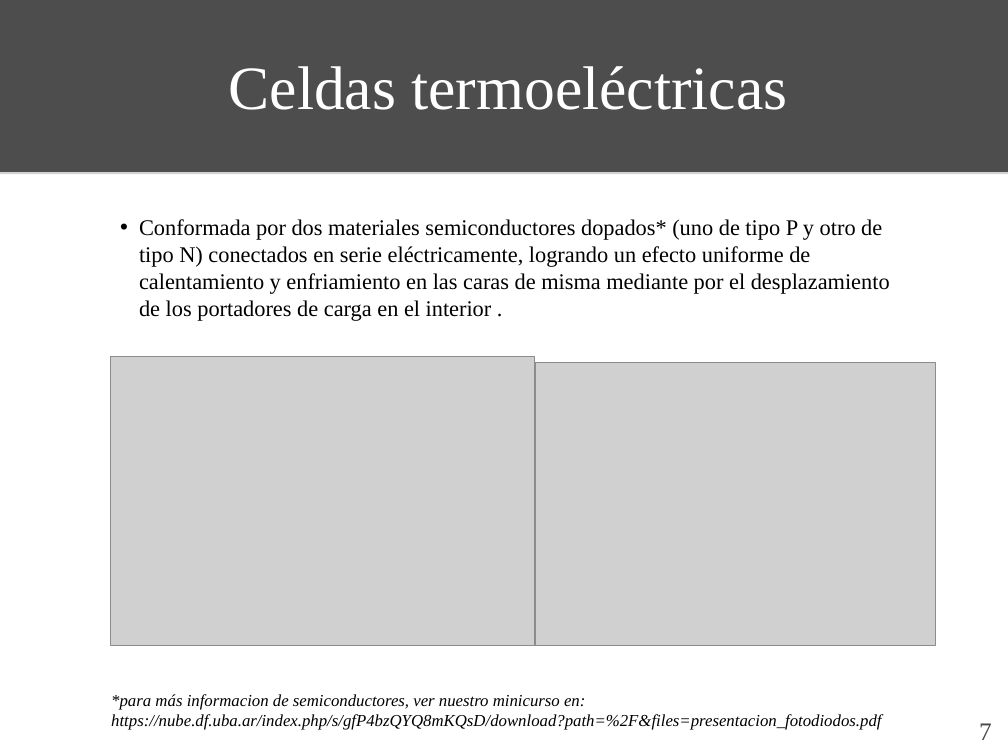
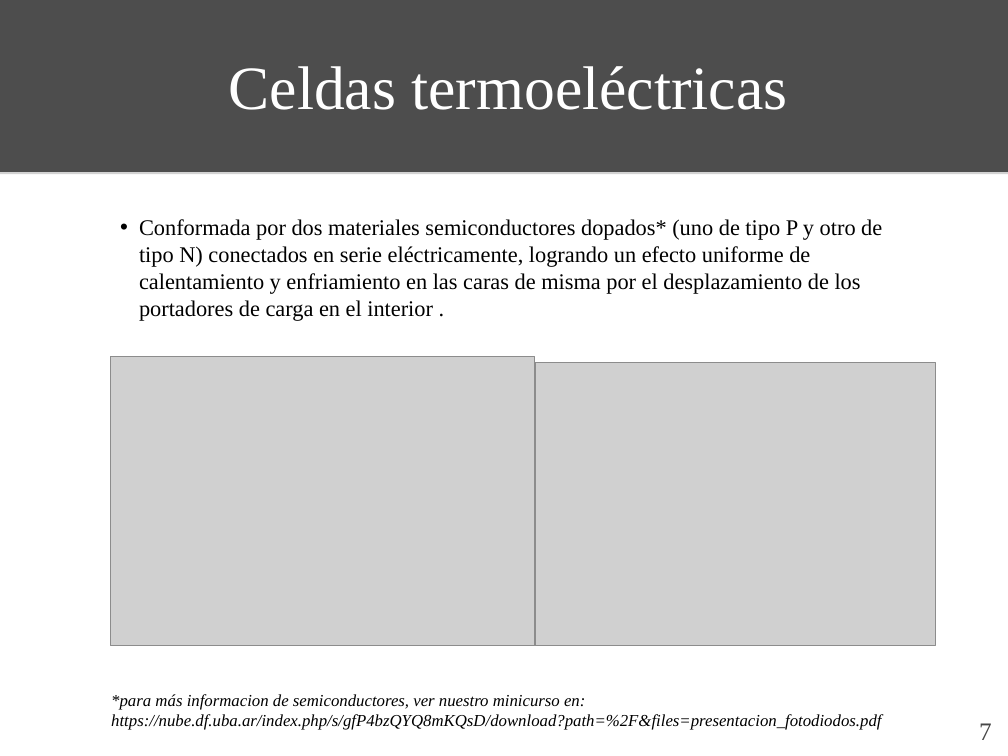
Before and after one commit to ignaciop/laboratorio4, a slide deck: slide 7 of practica_especial/presentacion/presentacion_pe.ppt. Drawn at 1008x756 pixels with LibreOffice and Linux fonts; fonts in the diff are those of the drawing; grey boxes stand for pictures. Boxes give left, top, right and bottom in pixels: in the first picture for what was removed or moved away, otherwise in the second. Text is boxed around its words. In the diff, an @@ line names an element or a change of style, - is before the commit and + after.

Commit message:
Presentacion PE en ppt y pdf

```diff
--- a/practica_especial/presentacion/presentacion_pe.ppt
+++ b/practica_especial/presentacion/presentacion_pe.ppt
@@ subtitle at (139, 219, 882, 321): text changed @@
-• Conformada por dos materiales semiconductores dopados* (uno de tipo P y otro de tipo N) conectados en serie eléctricamente, logrando un efecto uniforme de calentamiento y enfriamiento en las caras de misma mediante por el desplazamiento de los portadores de carga en el interior .
+• Conformada por dos materiales semiconductores dopados* (uno de tipo P y otro de tipo N) conectados en serie eléctricamente, logrando un efecto uniforme de calentamiento y enfriamiento en las caras de misma por el desplazamiento de los portadores de carga en el interior .
```
Also in this commit, not shown: 3 other slides changed, 1 other file.
